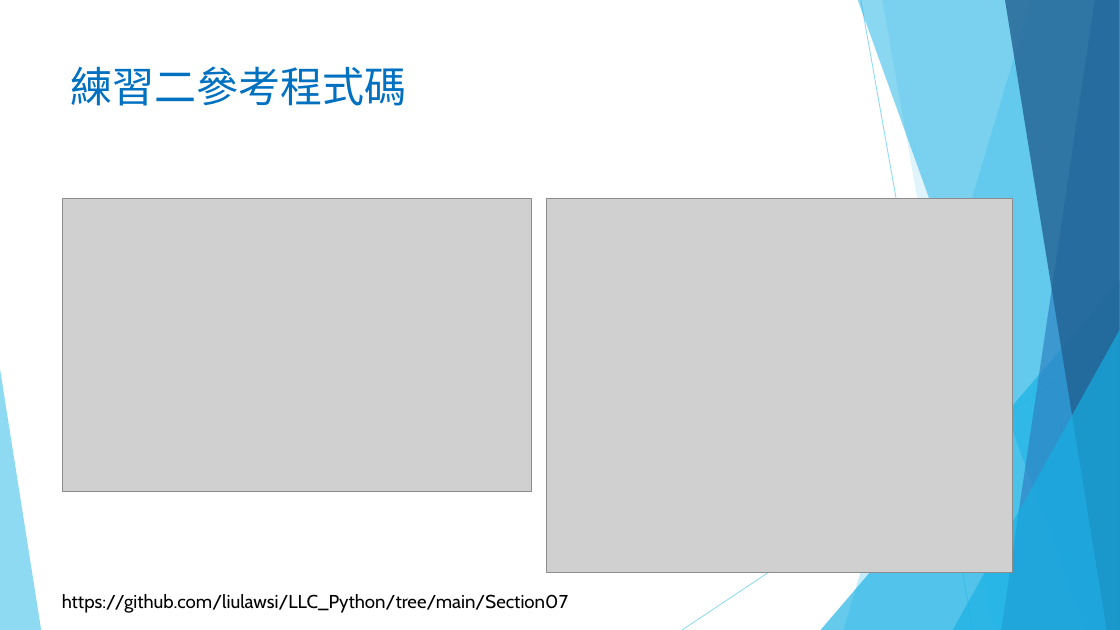
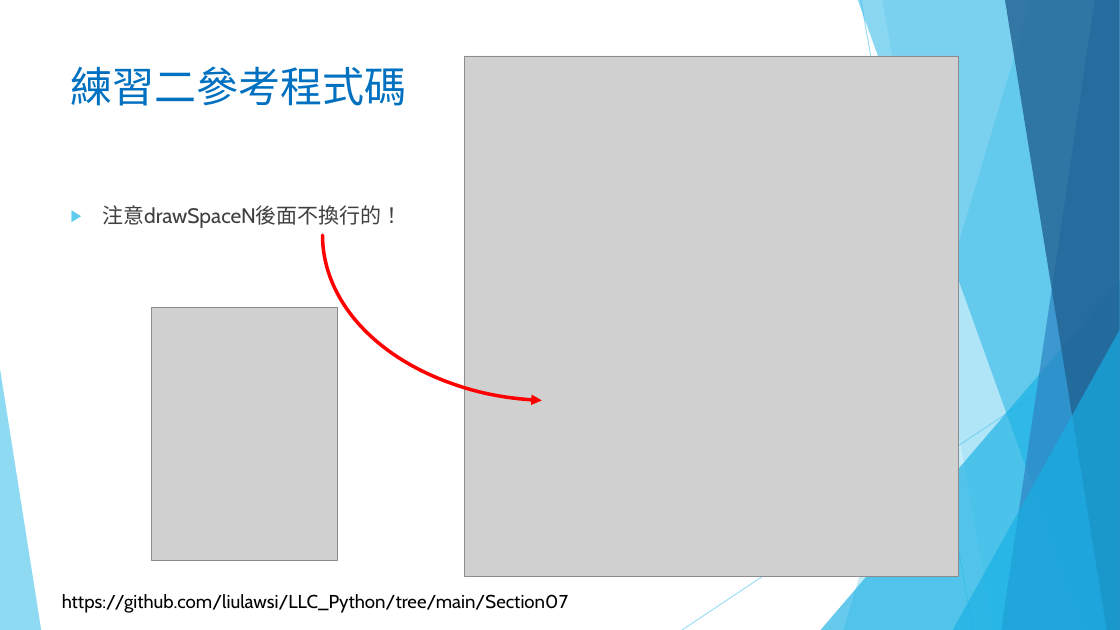
Before and after one commit to liulawsi/My_PPTs, a slide deck: slide 15 of LCC/Python/07_函式與方法.pptx. Drawn at 1120x630 pixels with LibreOffice and Linux fonts; fonts in the diff are those of the drawing; grey boxes stand for pictures; background and template pictures are left out. Boxes give left, top, right and bottom in pixels: in the first picture for what was removed or moved away, otherwise in the second. Text is boxed around its words. In the diff, an @@ line names an element or a change of style, - is before the commit and + after.

```diff
--- a/LCC/Python/07_函式與方法.pptx
+++ b/LCC/Python/07_函式與方法.pptx
@@ picture: place and size @@
-picture at box(547, 198, 1012, 572)
+picture at box(465, 56, 960, 577)
@@ arc (boxed as its full ellipse) added at box(323, 70, 787, 401), outline #FF0000 3 pt @@
@@ picture removed at box(62, 198, 532, 492) @@
@@ text added at box(102, 205, 403, 228), 18 pt, text #404040 @@
+▶ 注意drawSpaceN後面不換行的！
@@ picture added at box(151, 308, 338, 561) @@
```
Also in this commit, not shown: 22 other slides changed, 10 slides added, 12 slides removed, 1 other file.
